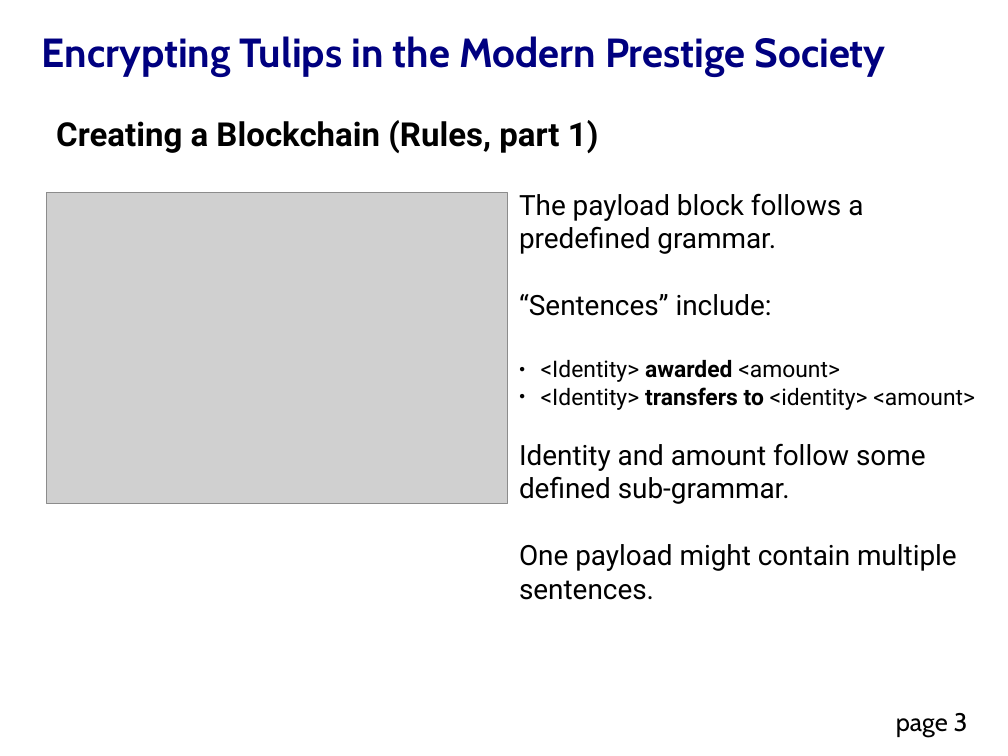
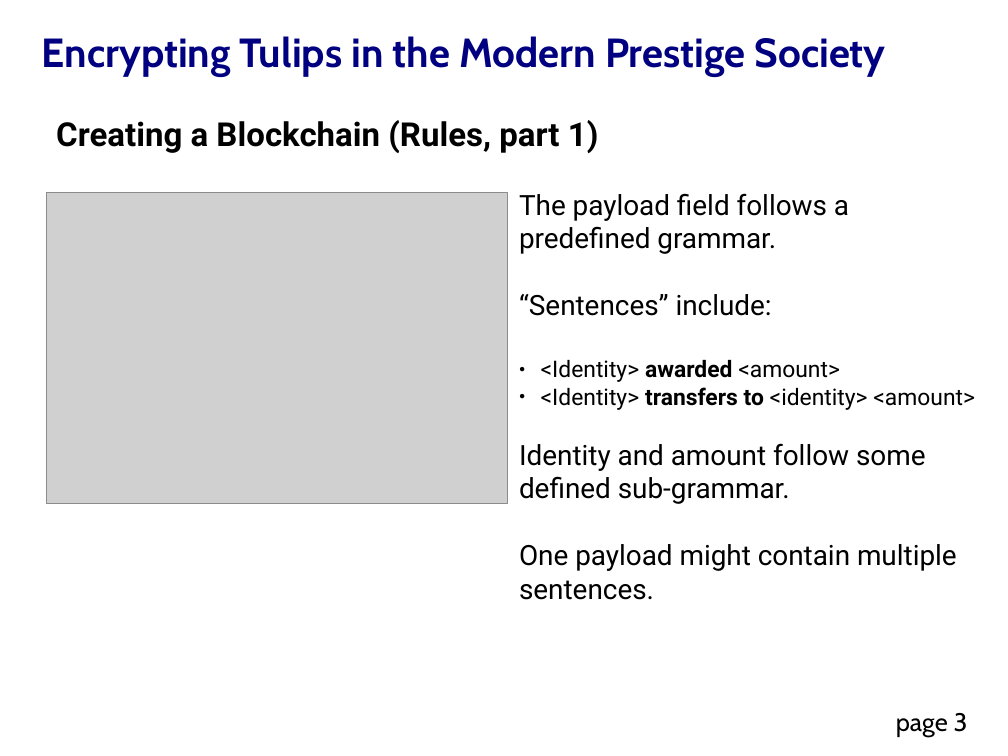
Before and after one commit to DavidMertz/Encrypting_Tulips, a slide deck: slide 3 of Encrypting_Tulips.odp. Drawn at 1008x756 pixels with LibreOffice and Linux fonts; fonts in the diff are those of the drawing; grey boxes stand for pictures. Boxes give left, top, right and bottom in pixels: in the first picture for what was removed or moved away, otherwise in the second. Text is boxed around its words. In the diff, an @@ line names an element or a change of style, - is before the commit and + after.

```diff
--- a/Encrypting_Tulips.odp
+++ b/Encrypting_Tulips.odp
@@ text at box(519, 193, 849, 254): text changed @@
-The payload block follows a predefined grammar.
+The payload field follows a predefined grammar.
```
Also in this commit, not shown: 2 other slides changed, 23 slides added, 11 other files.
